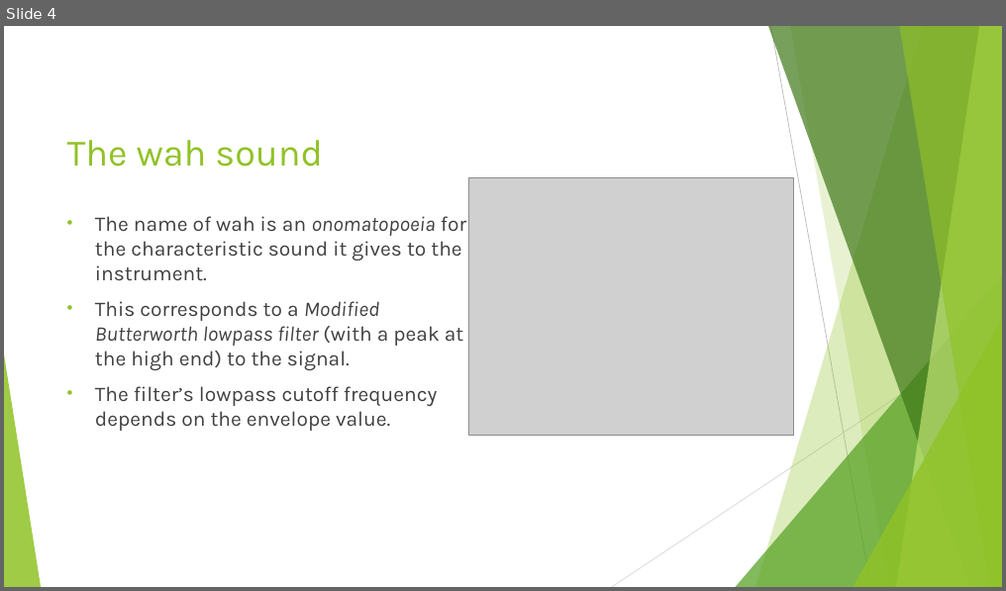
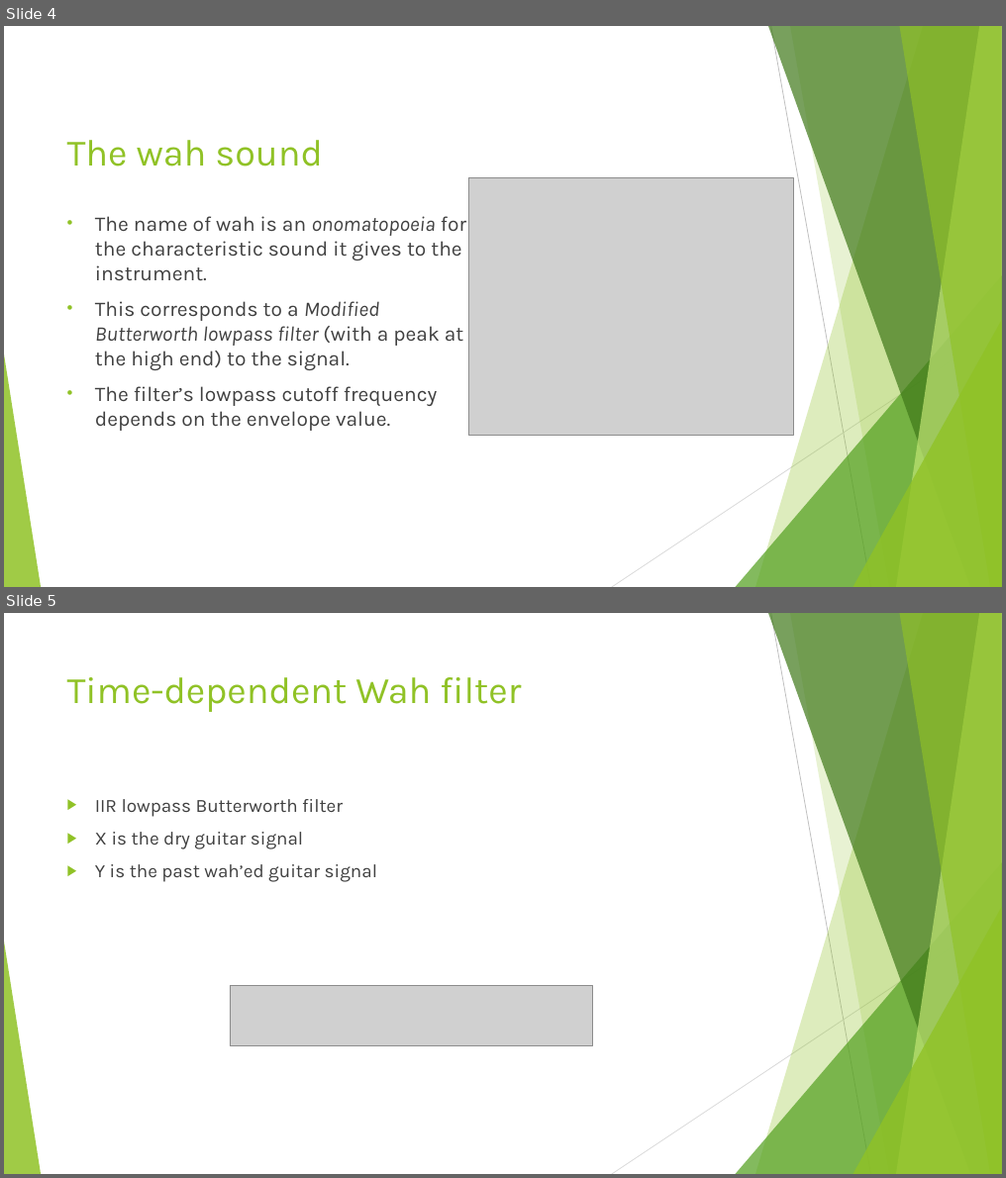
Before and after one commit to lucieperrotta/ASP, a slide deck: Slides.pptx. Shown one above the other, each under a label of ours: slide 4 before the commit, slides 4 and 5 after it. The pictures are 1006x591 and 1006x1178 pixels, drawn with LibreOffice and Linux fonts; fonts in the diff are those of the drawing; grey boxes stand for pictures. Boxes give left, top, right and bottom in pixels: in the first picture for what was removed or moved away, otherwise in the second. Text is boxed around its words. In the diff, an @@ line names an element or a change of style, - is before the commit and + after.

Commit message:
Presentation done

```diff
--- a/Slides.pptx
+++ b/Slides.pptx
@@ slide 5 added at bbox=[4, 613, 1002, 1174], background #FFFFFF; not listed: 10 template elements that a slide beside it also shows @@
@@ title added at bbox=[67, 677, 521, 712], 36 pt, text #90C226 @@
+Time-dependent Wah filter
@@ text added at bbox=[95, 799, 377, 882], 18 pt, text #404040 @@
+▶ IIR lowpass Butterworth filter
+▶ X is the dry guitar signal
+▶ Y is the past wah’ed guitar signal
@@ picture added at bbox=[230, 985, 593, 1047] @@
```
Also in this commit, not shown: 2 other files.
